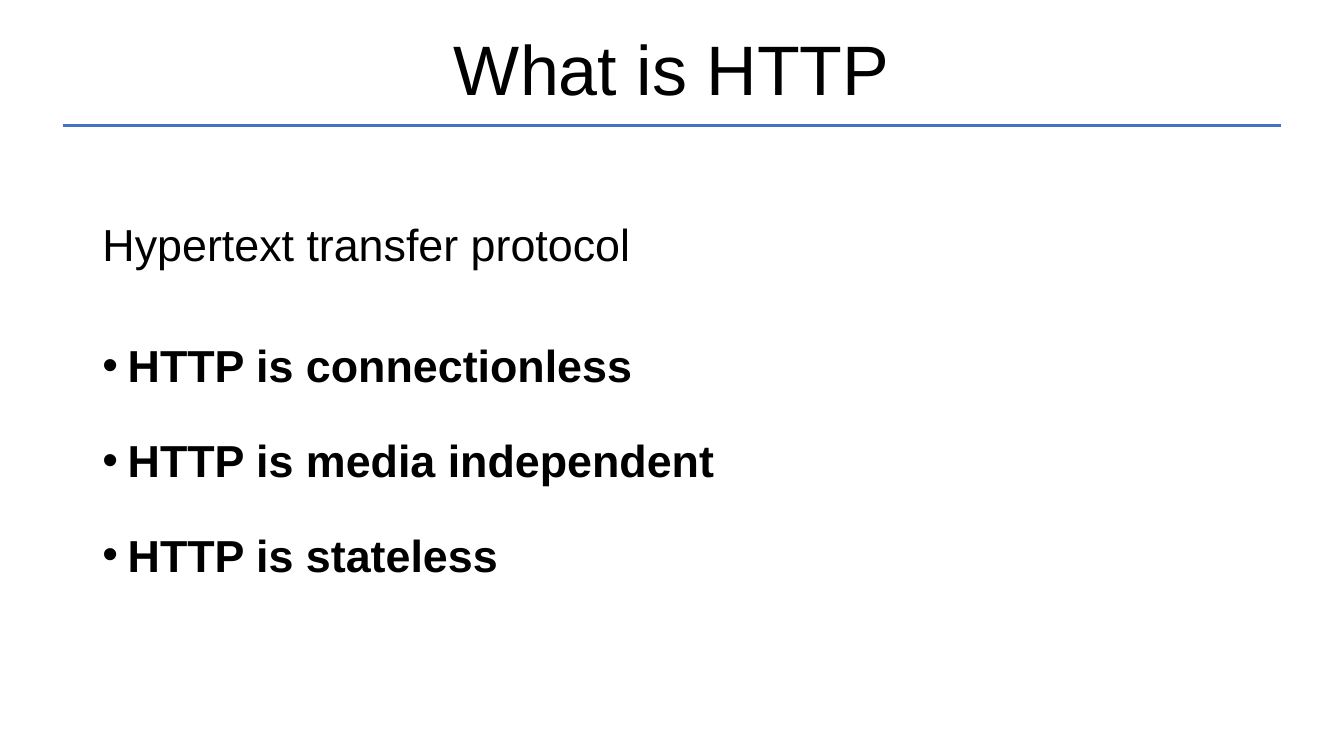
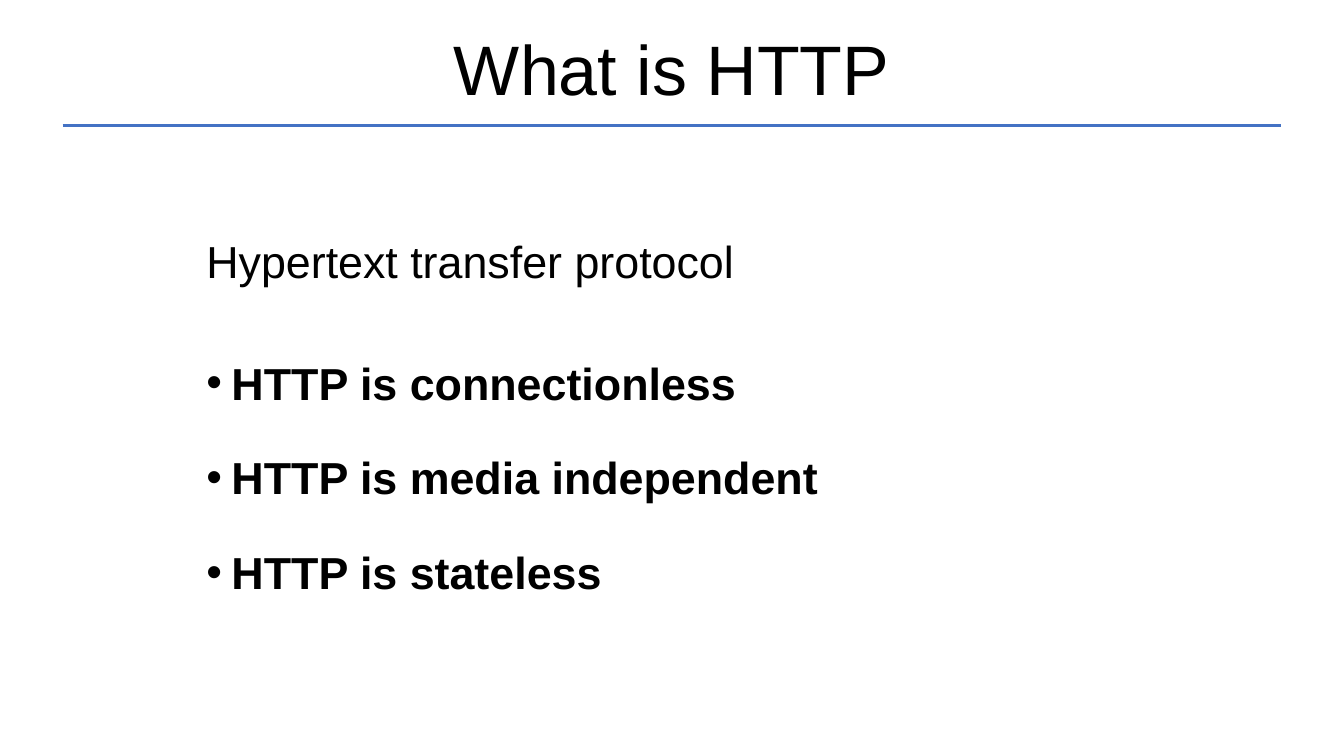
Before and after one commit to Garnik94/Levelup_presentations, a slide deck: slide 1 of Http/Http_presentation.pptx. Drawn at 1344x756 pixels with LibreOffice and Linux fonts; fonts in the diff are those of the drawing. Boxes give left, top, right and bottom in pixels: in the first picture for what was removed or moved away, otherwise in the second. Text is boxed around its words. In the diff, an @@ line names an element or a change of style, - is before the commit and + after.

```diff
--- a/Http/Http_presentation.pptx
+++ b/Http/Http_presentation.pptx
@@ text "Hypertext transfer protocol": place and size @@
-text "Hypertext transfer protocol" at bbox=[102, 228, 714, 573]
+text "Hypertext transfer protocol" at bbox=[206, 245, 818, 590]
```
Also in this commit, not shown: 6 other slides changed, 5 slides added, 1 other file.
